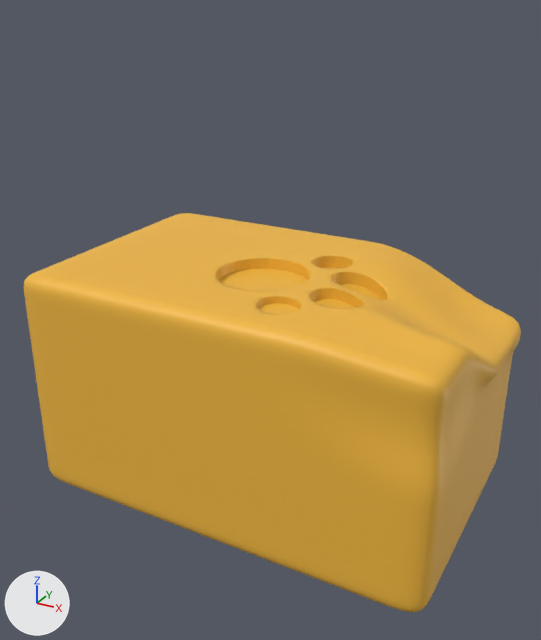
The FBX model Assets/Arts/Meshes/butter.fbx as it was, and as the next commit left it.
Before and after are seen from a 50 mm camera at (2.78, -5.15, 4.15) aimed at (0.04, -0.17, 1.66). The lights are fixed; the arrows at lower left show +X, +Y and +Z. Where no turn or scale is listed for an object, it has been applied to the vertices.
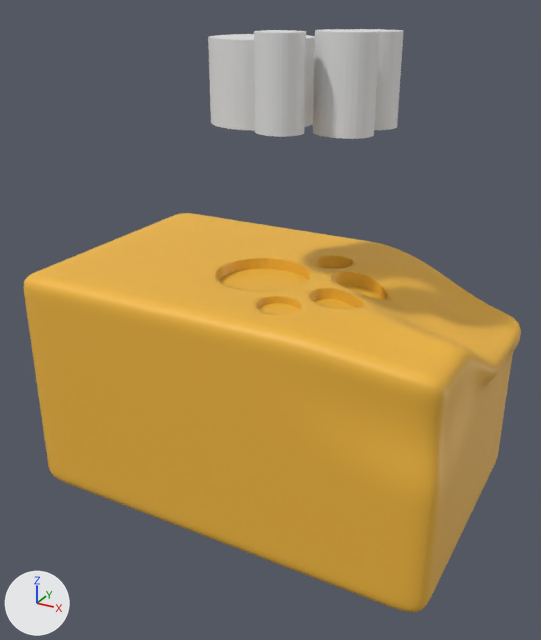
Location of each change, [x1, y1, x2, y2] in pixels of the pictures (541 x 640 px):
'Cylinder.004', added: after [208, 29, 404, 139]

What the commit changed:
Mesh me_cylinder_004 is new.
It has 320 vertices, 170 faces and spans x -0.756..0.583, y -1.22..0.168, z -0.311..0.361.
Object 'Cylinder.004' (ob_cylinder_004) is new; it shows me_cylinder_004.
Its location is (0.34, 0.363, 3.555).
